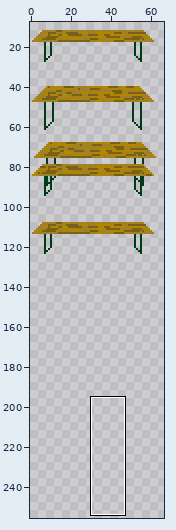
Sprite sheet: Zapf_Uni_Greifswald/tilesets/tileset_Tristan_2.png. Above: a wide view before the commit, with the close-up outlined.
Close-up. The starting point:
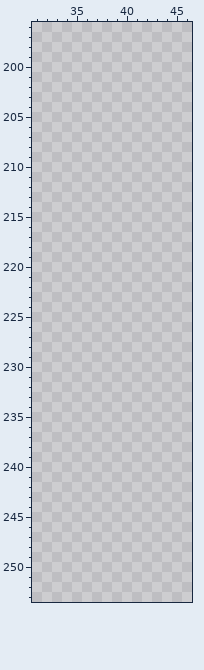
The file is 256x256 pixels. Shown: x 31..46, y 196..253. The wide view leaves out empty margins. The commit also changed other parts of the picture, which this record leaves out.
The same view after the edit:
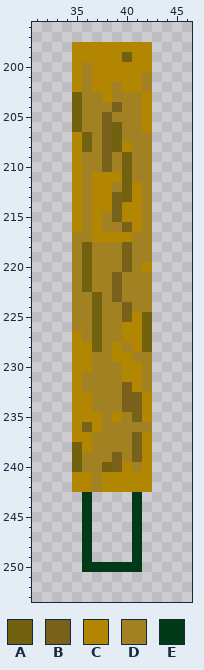
Palette (. is transparent): A #72620f  B #78611b  C #b28600  D #a18121  E #003a19
Edits made:
{"y":198,"x":35,"old":"........","new":"CCCCCCCC"}
{"y":199,"x":35,"old":"........","new":"CCCCCACC"}
{"y":200,"x":35,"old":"........","new":"CDCCCCCC"}
{"y":201,"x":35,"old":"........","new":"CDCCCCCD"}
{"y":202,"x":35,"old":"........","new":"CDCCDCCD"}
{"y":203,"x":35,"old":"........","new":"ADDCDDDC"}
{"y":204,"x":35,"old":"........","new":"ADDDBDDC"}
{"y":205,"x":35,"old":"........","new":"ADDBDDDC"}
{"y":206,"x":35,"old":"........","new":"ADDBADDC"}
{"y":207,"x":35,"old":"........","new":"CADBADDD"}
{"y":208,"x":35,"old":"........","new":"CADBACDD"}
{"y":209,"x":35,"old":"........","new":"CDDBDADD"}
{"y":210,"x":35,"old":"........","new":"CDDBDADD"}
{"y":211,"x":35,"old":"........","new":"CDCCCADD"}
{"y":212,"x":35,"old":"........","new":"CDCCDACD"}
{"y":213,"x":35,"old":"........","new":"CDCCBACD"}
{"y":214,"x":35,"old":"........","new":"CDCCBCCD"}
{"y":215,"x":35,"old":"........","new":"CDCDBCCD"}
{"y":216,"x":35,"old":"........","new":"CDCDDBCD"}
{"y":217,"x":35,"old":"........","new":"DDCCCCDD"}
{"y":218,"x":35,"old":"........","new":"DADDDBDD"}
{"y":219,"x":35,"old":"........","new":"DADDDBDD"}
{"y":220,"x":35,"old":"........","new":"DADDDBDC"}
{"y":221,"x":35,"old":"........","new":"DADDBDDD"}
{"y":222,"x":35,"old":"........","new":"DADDBDDD"}
{"y":223,"x":35,"old":"........","new":"DDADBDDD"}
{"y":224,"x":35,"old":"........","new":"DDADDBDD"}
{"y":225,"x":35,"old":"........","new":"DDADDBCA"}
{"y":226,"x":35,"old":"........","new":"DDADDCCA"}
{"y":227,"x":35,"old":"........","new":"CDADDCCA"}
{"y":228,"x":35,"old":"........","new":"CCADCDCA"}
{"y":229,"x":35,"old":"........","new":"CCDDCCDD"}
{"y":230,"x":35,"old":"........","new":"CCDDDCCD"}
{"y":231,"x":35,"old":"........","new":"CDDDDCCD"}
{"y":232,"x":35,"old":"........","new":"CDDDDBCD"}
{"y":233,"x":35,"old":"........","new":"CCDDDBBC"}
{"y":234,"x":35,"old":"........","new":"CCDDDBBC"}
{"y":235,"x":35,"old":"........","new":"CCCDCDBC"}
{"y":236,"x":35,"old":"........","new":"CBCDDDDD"}
{"y":237,"x":35,"old":"........","new":"CCDDDDBC"}
{"y":238,"x":35,"old":"........","new":"ACDDDDBC"}
{"y":239,"x":35,"old":"........","new":"ADDDBDBC"}
{"y":240,"x":35,"old":"........","new":"ADDABCDC"}
{"y":241,"x":35,"old":"........","new":"CCDCCCCC"}
{"y":242,"x":35,"old":"........","new":"CCDCCCCC"}
{"y":243,"x":36,"old":".","new":"E"}
{"y":243,"x":41,"old":".","new":"E"}
{"y":244,"x":36,"old":".","new":"E"}
{"y":244,"x":41,"old":".","new":"E"}
{"y":245,"x":36,"old":".","new":"E"}
{"y":245,"x":41,"old":".","new":"E"}
{"y":246,"x":36,"old":".","new":"E"}
{"y":246,"x":41,"old":".","new":"E"}
{"y":247,"x":36,"old":".","new":"E"}
{"y":247,"x":41,"old":".","new":"E"}
{"y":248,"x":36,"old":".","new":"E"}
{"y":248,"x":41,"old":".","new":"E"}
{"y":249,"x":36,"old":".","new":"E"}
{"y":249,"x":41,"old":".","new":"E"}
{"y":250,"x":36,"old":"......","new":"EEEEEE"}
{"label":"added","picture_box":[72,42,152,572]}
